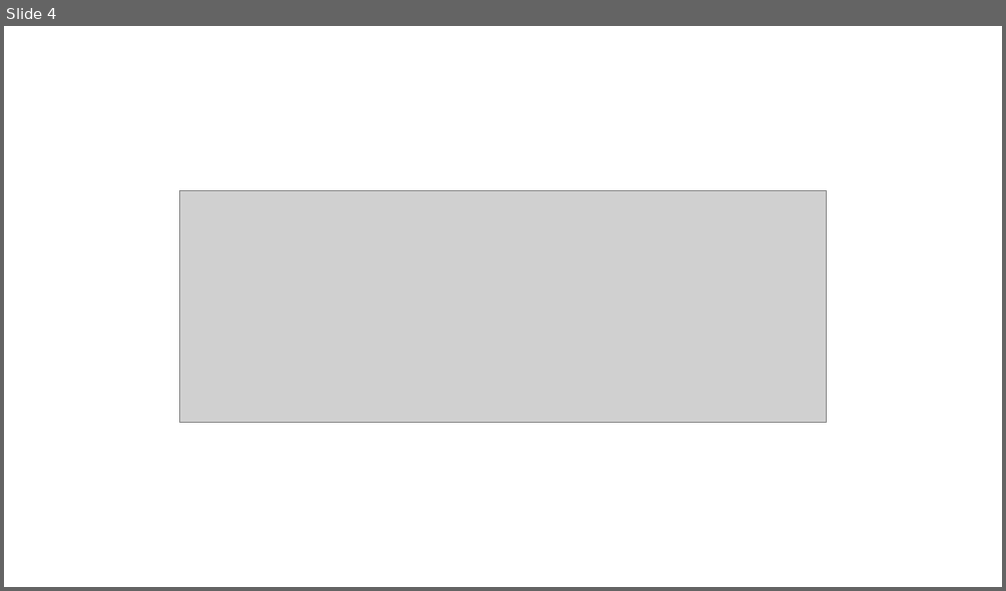
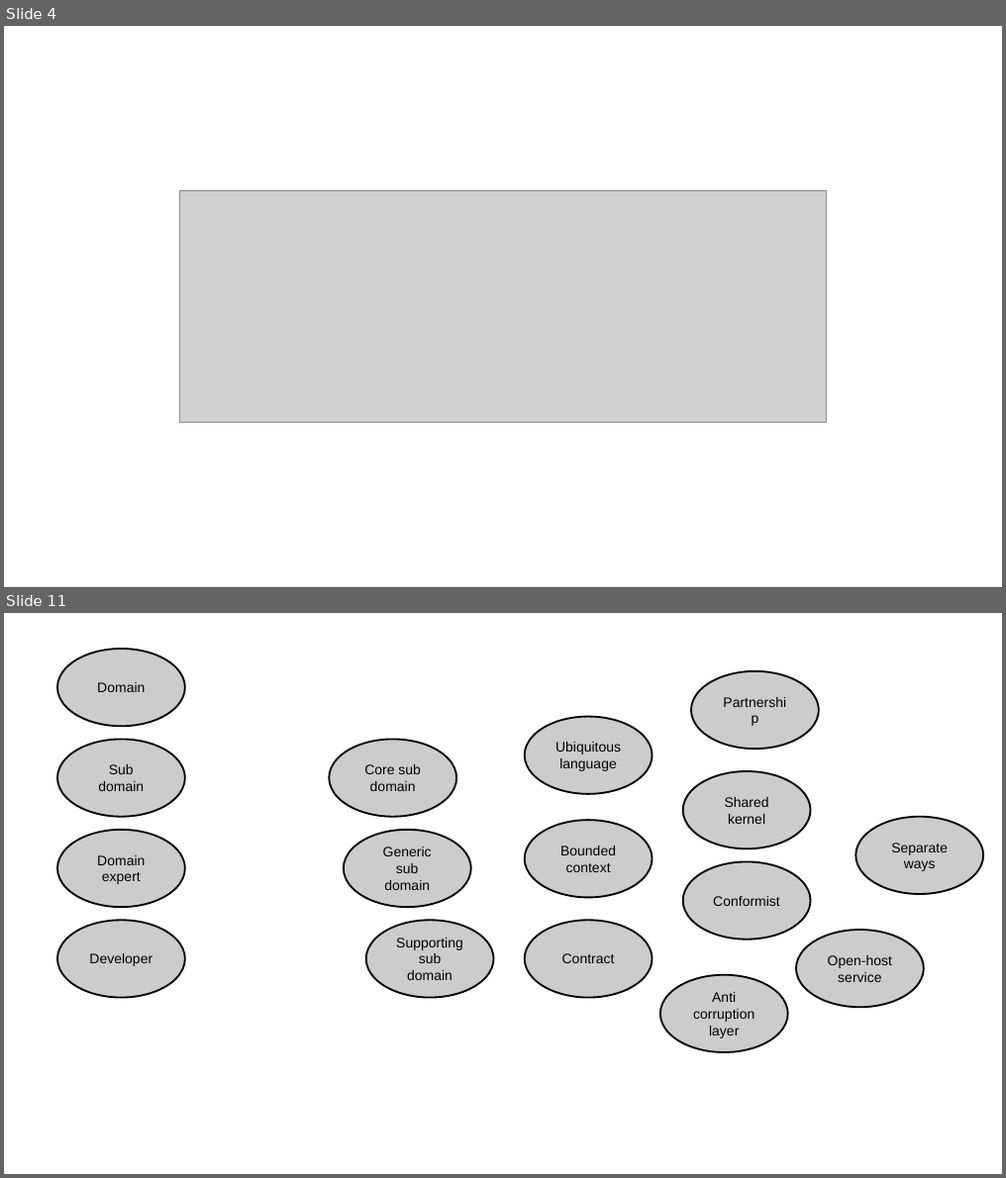
Before and after one commit to megakevin/end-point-blog, a slide deck: 2025/09/high-level-system-analysis-and-design-ddd-part-1/diagrams.odp. Shown one above the other, each under a label of ours: slide 4 before the commit, slides 4 and 11 after it; the slides between them are not shown. The pictures are 1006x591 and 1006x1178 pixels, drawn with LibreOffice and Linux fonts; fonts in the diff are those of the drawing; grey boxes stand for pictures. Boxes give left, top, right and bottom in pixels: in the first picture for what was removed or moved away, otherwise in the second. Text is boxed around its words. In the diff, an @@ line names an element or a change of style, - is before the commit and + after.

```diff
--- a/2025/09/high-level-system-analysis-and-design-ddd-part-1/diagrams.odp
+++ b/2025/09/high-level-system-analysis-and-design-ddd-part-1/diagrams.odp
@@ slide 11 added at (x1=4, y1=613, x2=1002, y2=1174), background #FFFFFF @@
@@ ellipse added at (x1=57, y1=649, x2=185, y2=726), fill #CCCCCC, outline #000000 1.45 pt, 11 pt, text #000000 @@
+Domain
@@ ellipse added at (x1=691, y1=671, x2=819, y2=749), fill #CCCCCC, outline #000000 1.45 pt, 11 pt, text #000000 @@
+Partnership
@@ ellipse added at (x1=525, y1=716, x2=652, y2=794), fill #CCCCCC, outline #000000 1.45 pt, 11 pt, text #000000 @@
+Ubiquitous language
@@ ellipse added at (x1=57, y1=739, x2=185, y2=817), fill #CCCCCC, outline #000000 1.45 pt, 11 pt, text #000000 @@
+Sub
+domain
@@ ellipse added at (x1=329, y1=739, x2=456, y2=817), fill #CCCCCC, outline #000000 1.45 pt, 11 pt, text #000000 @@
+Core sub
+domain
@@ ellipse added at (x1=683, y1=771, x2=811, y2=850), fill #CCCCCC, outline #000000 1.45 pt, 11 pt, text #000000 @@
+Shared kernel
@@ ellipse added at (x1=525, y1=820, x2=652, y2=898), fill #CCCCCC, outline #000000 1.45 pt, 11 pt, text #000000 @@
+Bounded context
@@ ellipse added at (x1=856, y1=817, x2=984, y2=894), fill #CCCCCC, outline #000000 1.45 pt, 11 pt, text #000000 @@
+Separate ways
@@ ellipse added at (x1=57, y1=830, x2=185, y2=907), fill #CCCCCC, outline #000000 1.45 pt, 11 pt, text #000000 @@
+Domain expert
@@ ellipse added at (x1=344, y1=830, x2=471, y2=907), fill #CCCCCC, outline #000000 1.45 pt, 11 pt, text #000000 @@
+Generic sub
+domain
@@ ellipse added at (x1=683, y1=862, x2=811, y2=940), fill #CCCCCC, outline #000000 1.45 pt, 11 pt, text #000000 @@
+Conformist
@@ ellipse added at (x1=57, y1=920, x2=185, y2=998), fill #CCCCCC, outline #000000 1.45 pt, 11 pt, text #000000 @@
+Developer
@@ ellipse added at (x1=366, y1=920, x2=494, y2=998), fill #CCCCCC, outline #000000 1.45 pt, 11 pt, text #000000 @@
+Supporting sub domain
@@ ellipse added at (x1=525, y1=920, x2=652, y2=998), fill #CCCCCC, outline #000000 1.45 pt, 11 pt, text #000000 @@
+Contract
@@ ellipse added at (x1=796, y1=930, x2=924, y2=1008), fill #CCCCCC, outline #000000 1.45 pt, 11 pt, text #000000 @@
+Open-host service
@@ ellipse added at (x1=660, y1=975, x2=788, y2=1054), fill #CCCCCC, outline #000000 1.45 pt, 11 pt, text #000000 @@
+Anti corruption layer
```
Also in this commit, not shown: 6 slides changed, 3 other slides added, 2 slides removed.
